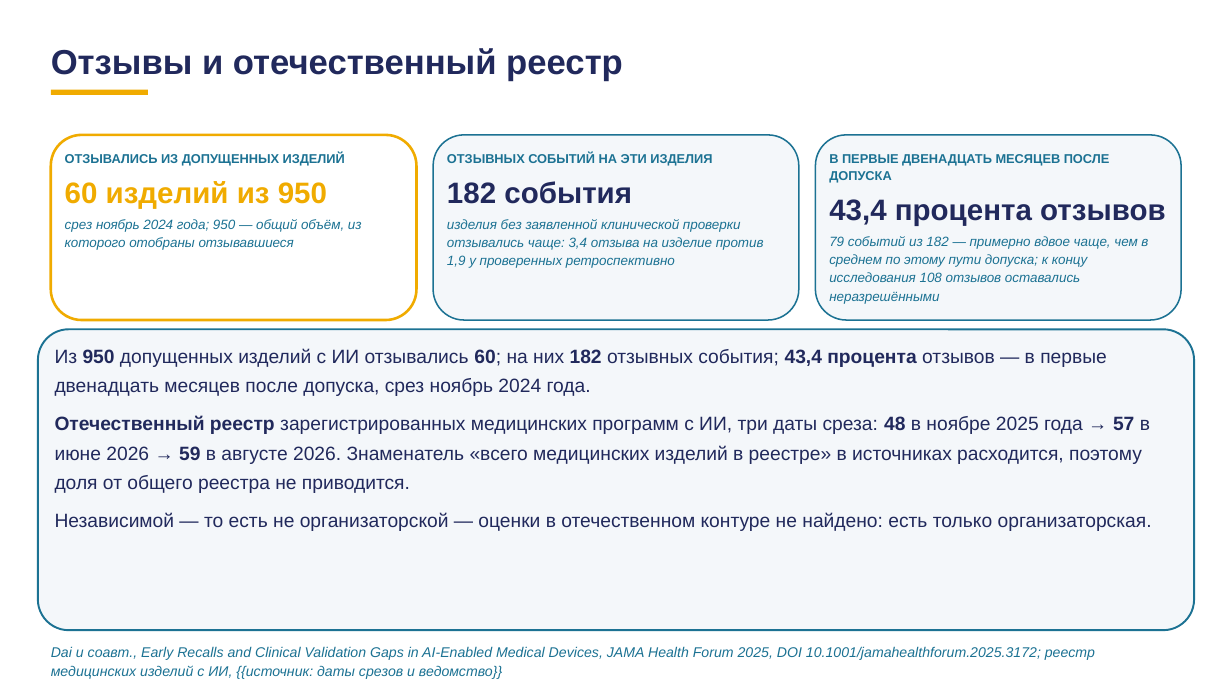
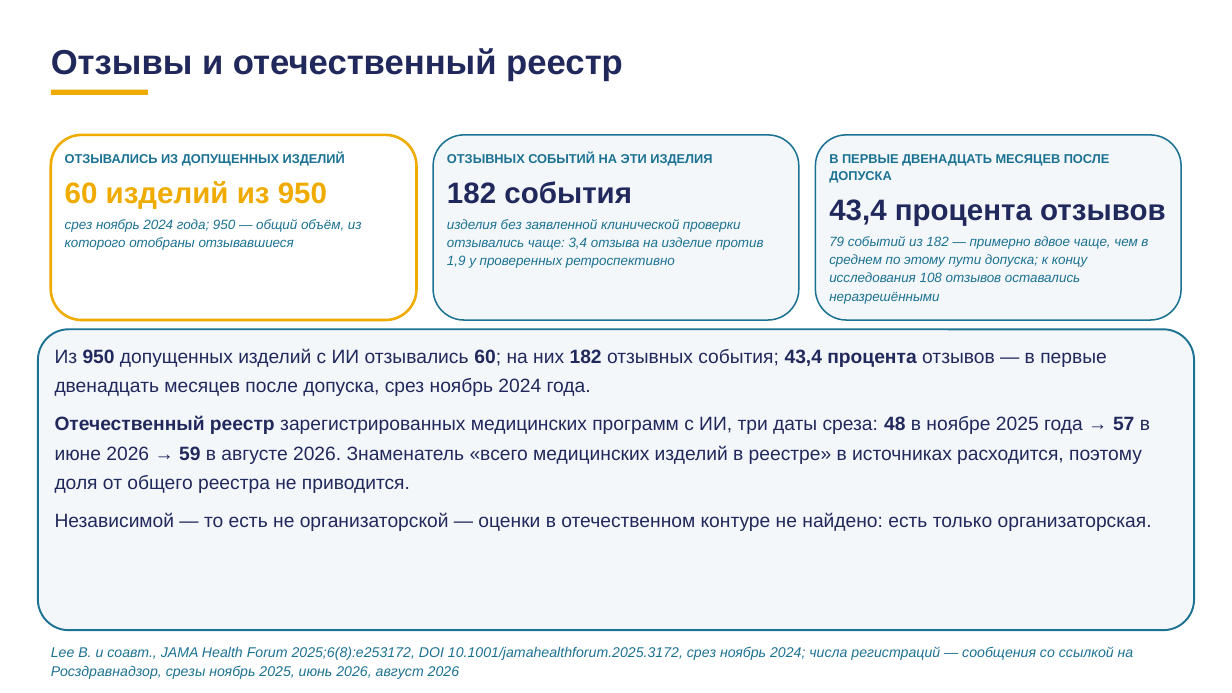
Before and after one commit to tellina-study/AI-usage-lessons, a slide deck: slide 74 of library/lectures/lec-07/rework/deck/lec-07-karkas.pptx. Drawn at 1232x693 pixels with LibreOffice and Linux fonts; fonts in the diff are those of the drawing. Boxes give left, top, right and bottom in pixels: in the first picture for what was removed or moved away, otherwise in the second. Text is boxed around its words. In the diff, an @@ line names an element or a change of style, - is before the commit and + after.

```diff
--- a/library/lectures/lec-07/rework/deck/lec-07-karkas.pptx
+++ b/library/lectures/lec-07/rework/deck/lec-07-karkas.pptx
@@ text at (51,646,1134,679): text changed @@
-Dai и соавт., Early Recalls and Clinical Validation Gaps in AI-Enabled Medical Devices, JAMA Health Forum 2025, DOI 10.1001/jamahealthforum.2025.3172; реестр медицинских изделий с ИИ, {{источник: даты срезов и ведомство}}
+Lee B. и соавт., JAMA Health Forum 2025;6(8):e253172, DOI 10.1001/jamahealthforum.2025.3172, срез ноябрь 2024; числа регистраций — сообщения со ссылкой на Росздравнадзор, срезы ноябрь 2025, июнь 2026, август 2026
```
Also in this commit, not shown: 62 other slides changed, 5 other files.
